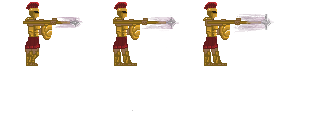
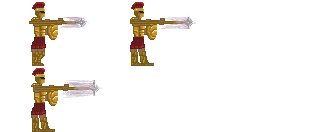
Layer changes from the first 320 x 132 image to the second:
painted on "Copy of walk2" over [31, 2, 243, 132]
removed layer "Copy of walk2" (2nd of 3) over [203, 45, 227, 66]
removed layer "Copy of walk2" (3rd of 3) over [38, 2, 274, 111]
painted on "walk2" over [23, 2, 89, 66]
